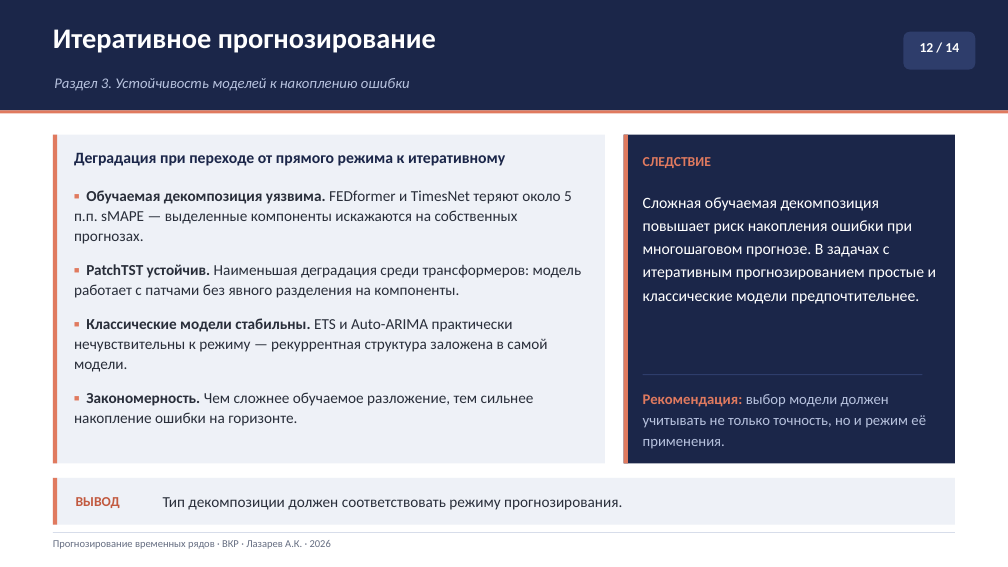
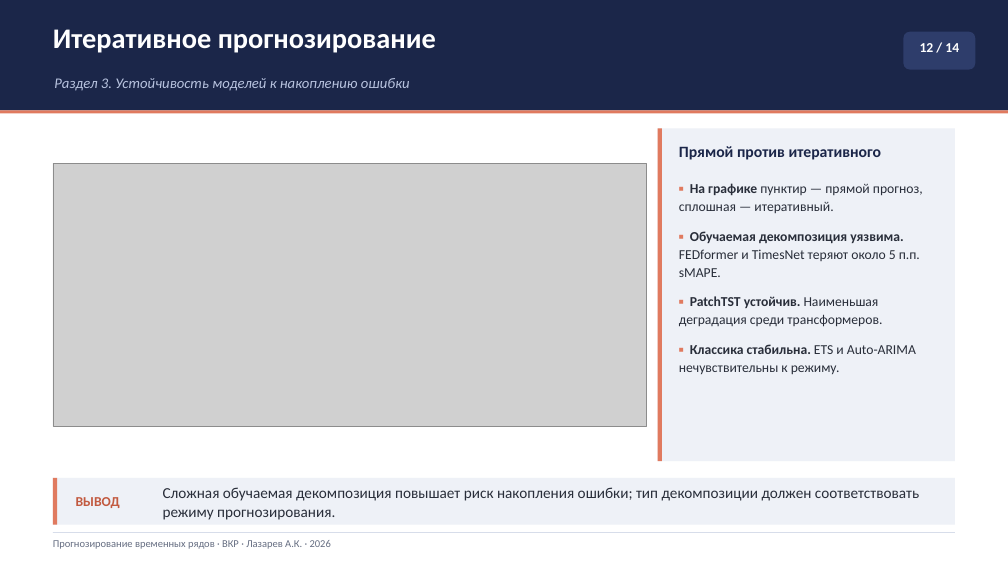
Before and after one commit to Prost444/Hybrid-models-for-TS-processing, a slide deck: slide 12 of docs/Презентация_Лазарев_ВКР.pptx. Drawn at 1008x567 pixels with LibreOffice and Linux fonts; fonts in the diff are those of the drawing; grey boxes stand for pictures. Boxes give left, top, right and bottom in pixels: in the first picture for what was removed or moved away, otherwise in the second. Text is boxed around its words. In the diff, an @@ line names an element or a change of style, - is before the commit and + after.

```diff
--- a/docs/Презентация_Лазарев_ВКР.pptx
+++ b/docs/Презентация_Лазарев_ВКР.pptx
@@ rectangle removed at <box>53,135,605,464</box> @@
@@ rectangle removed at <box>53,135,57,464</box> @@
@@ rectangle: place and size @@
-rectangle at <box>624,135,628,464</box>
+rectangle at <box>658,129,662,461</box>
@@ rectangle: place and size @@
-rectangle at <box>624,135,955,464</box>
+rectangle at <box>658,129,955,461</box>
@@ rectangle at <box>658,129,955,461</box>: fill #1B2649 to #EEF1F7 @@
@@ text added at <box>679,146,881,160</box>, 15 pt, text #1B2649, bold @@
+Прямой против итеративного
@@ picture added at <box>53,163,647,426</box> @@
@@ text removed at <box>74,152,505,166</box> @@
-Деградация при переходе от прямого режима к итеративному
@@ text removed at <box>643,157,711,168</box> @@
-СЛЕДСТВИЕ
@@ text removed at <box>74,190,582,426</box> @@
-▪ Обучаемая декомпозиция уязвима. FEDformer и TimesNet теряют около 5 п.п. sMAPE — выделенные компоненты искажаются на собственных прогнозах.
-▪ PatchTST устойчив. Наименьшая деградация среди трансформеров: модель работает с патчами без явного разделения на компоненты.
-▪ Классические модели стабильны. ETS и Auto-ARIMA практически нечувствительны к режиму — рекуррентная структура заложена в самой модели.
-▪ Закономерность. Чем сложнее обучаемое разложение, тем сильнее накопление ошибки на горизонте.
@@ text removed at <box>643,197,937,304</box> @@
-Сложная обучаемая декомпозиция повышает риск накопления ошибки при многошаговом прогнозе. В задачах с итеративным прогнозированием простые и классические модели предпочтительнее.
@@ text added at <box>679,183,923,374</box>, 13 pt, text #292E3A @@
+▪ На графике пунктир — прямой прогноз, сплошная — итеративный.
+▪ Обучаемая декомпозиция уязвима. FEDformer и TimesNet теряют около 5 п.п. sMAPE.
+▪ PatchTST устойчив. Наименьшая деградация среди трансформеров.
+▪ Классика стабильна. ETS и Auto-ARIMA нечувствительны к режиму.
@@ rectangle removed at <box>643,374,923,375</box> @@
@@ text removed at <box>643,394,926,449</box> @@
-Рекомендация: выбор модели должен учитывать не только точность, но и режим её применения.
@@ text at <box>163,487,919,520</box>: text changed @@
-Тип декомпозиции должен соответствовать режиму прогнозирования.
+Сложная обучаемая декомпозиция повышает риск накопления ошибки; тип декомпозиции должен соответствовать режиму прогнозирования.
```
Also in this commit, not shown: 1 slide added, 1 slide removed, 2 other files.
